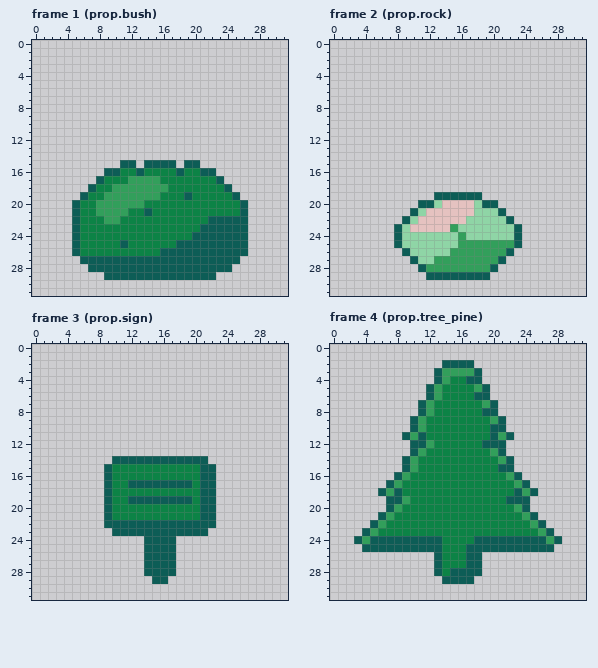
Edited in one commit: pixel-art file (assets/aseprite/props.aseprite). The picture above was drawn from the file before the commit.
32x32 pixels, 29 frames. Shown: frame 1 (prop.bush), frame 2 (prop.rock), frame 3 (prop.sign), frame 4 (prop.tree_pine). The commit also changed other frames, which this record leaves out.
After:
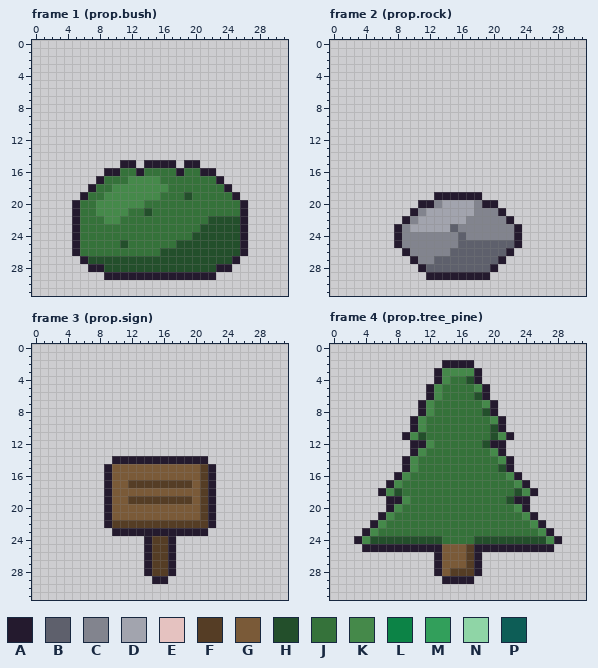
Palette (. is transparent): A #241a2e  B #5e606c  C #82848e  D #a2a4ae  E #e5c2c0  F #553d25  G #7a5a38  H #234f2b  J #35723a  K #45894a  L #0c8346  M #329f5b  N #8fd5a6  P #0d5d56
From old to new:
Changed rows in their new state; - is an unchanged pixel.
Frame 1 (prop.bush):
first column x 5:
15 ------AA-AAAA-AA------
16 ----AAJJAJJJJAJJAA----
17 ---AJJJKKKKJJJJJJJA---
18 --AJJKKKKKKKJJJJJJJA--
19 -AJJKKKKKKKJJJHJJJJJA-
20 AJJKKKKKKJJJJJJJJJJJJA
21 AJJKKKKJJHJJJJJJJJJJJA
22 AJJJKKJJJJJJJJJJJHHHHA
23 AJJJJJJJJJJJJJJJHHHHHA
24 AJJJJJJJJJJJJJJHHHHHHA
25 AJJJJJHJJJJJJHHHHHHHHA
26 AJJJJJJJJJJHHHHHHHHHHA
27 -AHHHHHHHHHHHHHHHHHHA-
28 --AAHHHHHHHHHHHHHHAA--
29 ----AAAAAAAAAAAAAA----
Frame 2 (prop.rock):
first column x 8:
19 -----AAAAAA-----
20 ---AACDDDDCAA---
21 --ACDDDDDDCCCA--
22 -ACDDDDDDCCCCCA-
23 ACDDDDDBCCCCCCCA
24 ACCCCCCCBCCCCCCA
25 ACCCCCCCBBBBBBBA
26 -ACCCCCBBBBBBBA-
27 --ACCBBBBBBBBA--
28 ---ABBBBBBBBA---
29 ----AAAAAAAA----
Frame 3 (prop.sign):
first column x 9:
14 -AAAAAAAAAAAA-
15 AGGGGGGGGGGGFA
16 AGGGGGGGGGGGFA
17 AGGFFFFFFFFGFA
18 AGGGGGGGGGGGFA
19 AGGFFFFFFFFGFA
20 AGGGGGGGGGGGFA
21 AGGGGGGGGGGGFA
22 AFFFFFFFFFFFFA
23 -AAAAAAAAAAAA-
24 -----AFFA-----
25 -----AFFA-----
26 -----AFFA-----
27 -----AFFA-----
28 -----AFFA-----
29 ------AA------
Frame 4 (prop.tree_pine):
first column x 3:
 2 -----------AAAA-----------
 3 ----------AKKKKA----------
 4 ----------AKJJHA----------
 5 ---------AKJJJJKA---------
 6 ---------AKJJJJHA---------
 7 --------AKJJJJJJKA--------
 8 --------AKJJJJJJHA--------
 9 -------AKJJJJJJJJKA-------
10 -------AKJJJJJJJJHA-------
11 ------AKHJJJJJJJJHKA------
12 -------AAKJJJJJJHAA-------
13 -------AKJJJJJJJJKA-------
14 ------AKJJJJJJJJJJKA------
15 ------AKJJJJJJJJJJHA------
16 -----AKJJJJJJJJJJJJKA-----
17 ----AKJJJJJJJJJJJJJJKA----
18 ---AKHJJJJJJJJJJJJJJHKA---
19 ----AAKJJJJJJJJJJJJHAA----
20 ----AKJJJJJJJJJJJJJJKA----
21 ---AKJJJJJJJJJJJJJJJJKA---
22 --AKJJJJJJJJJJJJJJJJJJKA--
23 -AKJJJJJJJJJJJJJJJJJJJJKA-
24 AKHHHHHHHHHJJJJHHHHHHHHHKA
25 -AAAAAAAAAAGGGFAAAAAAAAAA-
26 ----------AGGGFA----------
27 ----------AGGGFA----------
28 ----------AGFFFA----------
29 -----------AAAA-----------
Boxes around the changes in both pictures, in picture pixels (x1, y1, x2, y2):
changed: (72, 160, 248, 280)
changed: (394, 192, 522, 280)
changed: (104, 456, 216, 584)
changed: (354, 360, 562, 584)
